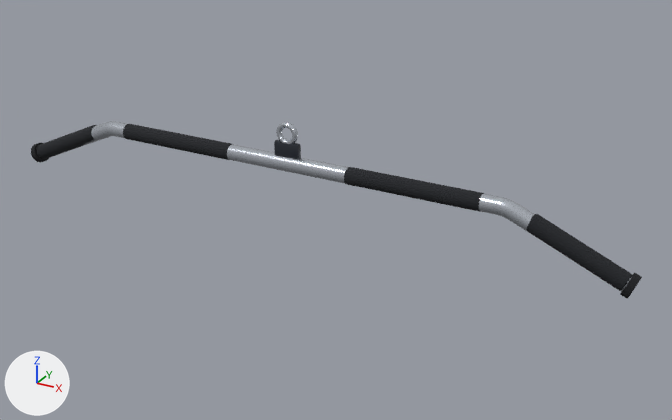
A saved change to the glTF model exercise-motion/models/machines/prop-lat-bar.glb.
Both versions are drawn from a camera (50 mm lens) standing at (0.812, -1.302, 0.582) and looking at (0.087, 0.017, -0.077). The axes (+X, +Y, +Z) are drawn at lower left. The lights are the same throughout. The first picture is the older version. Where no turn or scale is listed for an object, it has been applied to the vertices.

The first picture shows 'frame.chrome', 'frame.frame', 'frame.grip' and 1 more.
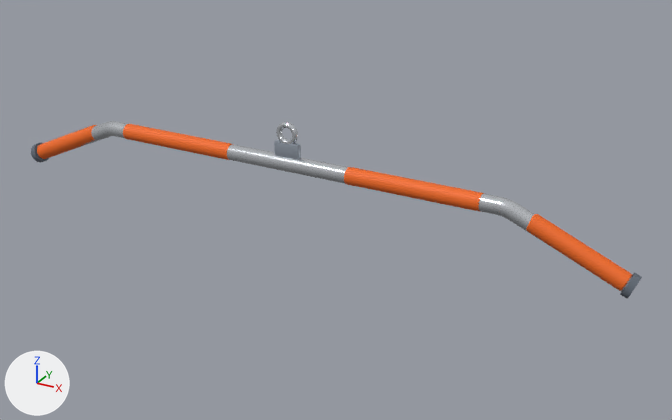
Changed parts and their boxes [x1, y1, x2, y2] in the pictures (672 x 420 px):
'frame.grip', recoloured: [37, 124, 632, 291] in both
'frame.frame', recoloured (dark grey to grey): [274, 140, 301, 159] in both

Edits to the bpy script that builds the scene:
```text
Change mat_mat_frame:
    mat_mat_frame.base_color: (0.0273, 0.0331, 0.0452) -> (0.319, 0.361, 0.423)  # dark grey #2e333c -> grey #99a2ae
Change mat_mat_grip:
    mat_mat_grip.base_color: (0.0103, 0.0123, 0.016) -> (0.888, 0.147, 0.0123)  # black #1a1d22 -> orange #f26b1d
```
